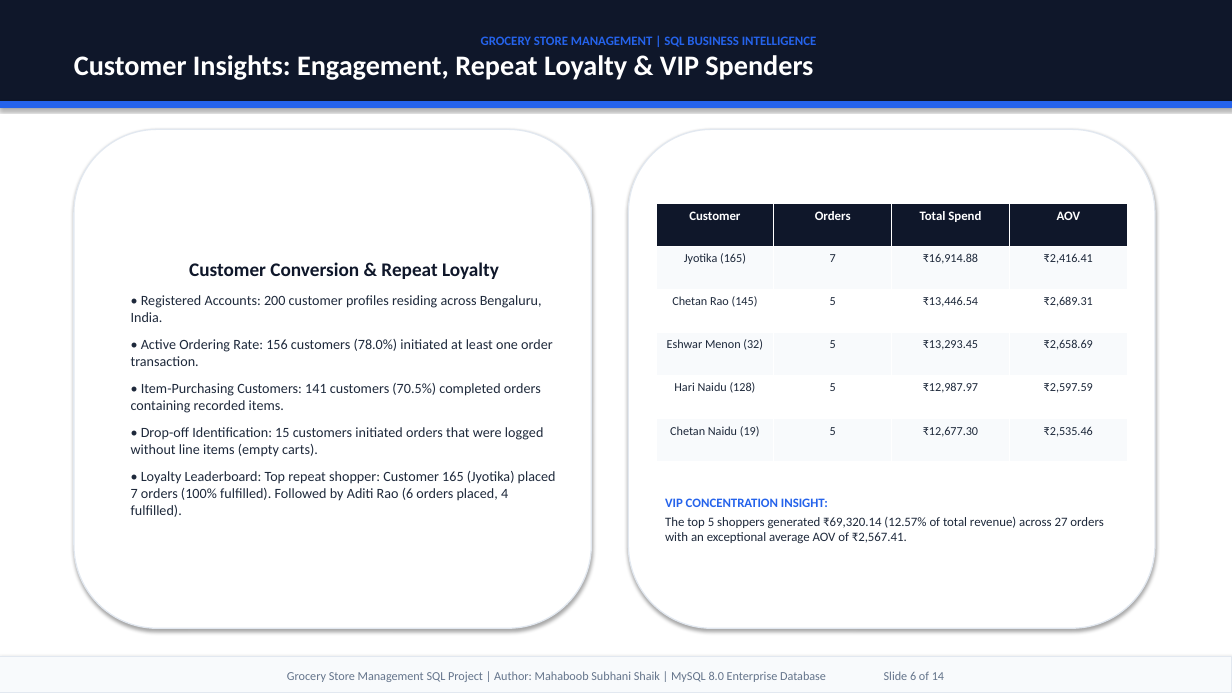
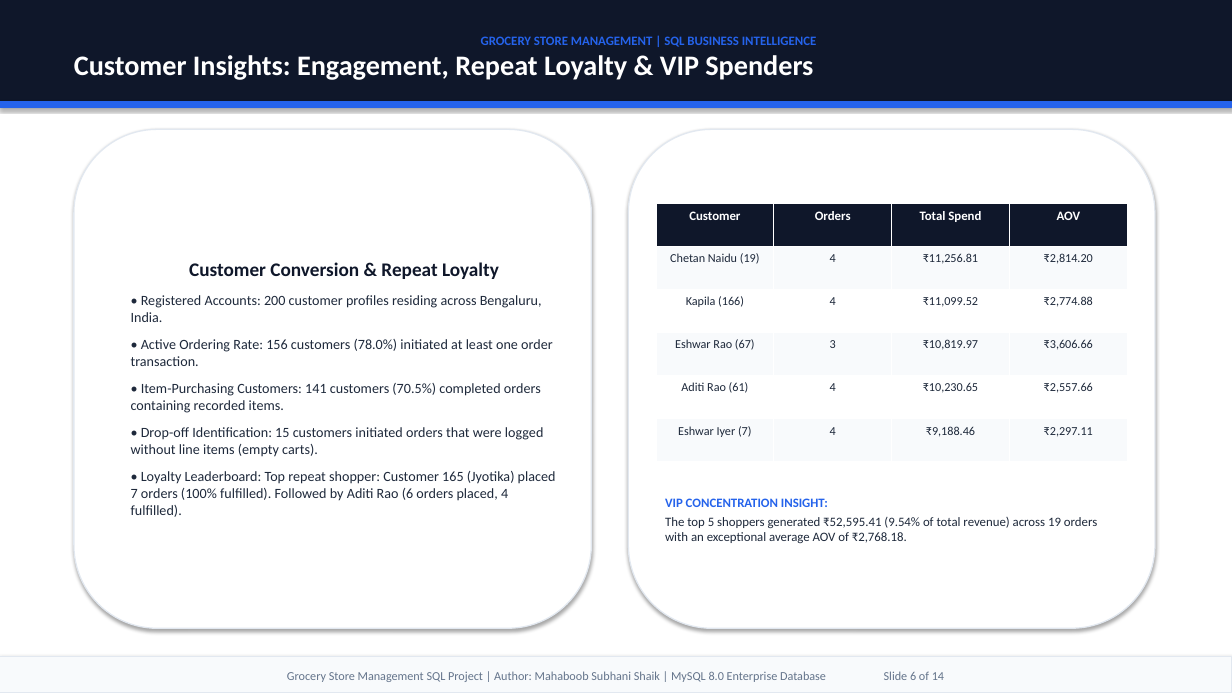
Before and after one commit to shaikmahaboobsubhani4522/grocery-store-management-sql, a slide deck: slide 6 of presentation/Grocery_Store_Management_Analysis.pptx. Drawn at 1232x693 pixels with LibreOffice and Linux fonts; fonts in the diff are those of the drawing. Boxes give left, top, right and bottom in pixels: in the first picture for what was removed or moved away, otherwise in the second. Text is boxed around its words. In the diff, an @@ line names an element or a change of style, - is before the commit and + after.

```diff
--- a/presentation/Grocery_Store_Management_Analysis.pptx
+++ b/presentation/Grocery_Store_Management_Analysis.pptx
@@ table at (x1=656, y1=203, x2=1126, y2=462) @@
-row 2: Jyotika (165) | 7 | ₹16,914.88 | ₹2,416.41
+row 2: Chetan Naidu (19) | 4 | ₹11,256.81 | ₹2,814.20
-row 3: Chetan Rao (145) | 5 | ₹13,446.54 | ₹2,689.31
+row 3: Kapila (166) | 4 | ₹11,099.52 | ₹2,774.88
-row 4: Eshwar Menon (32) | 5 | ₹13,293.45 | ₹2,658.69
+row 4: Eshwar Rao (67) | 3 | ₹10,819.97 | ₹3,606.66
-row 5: Hari Naidu (128) | 5 | ₹12,987.97 | ₹2,597.59
+row 5: Aditi Rao (61) | 4 | ₹10,230.65 | ₹2,557.66
-row 6: Chetan Naidu (19) | 5 | ₹12,677.30 | ₹2,535.46
+row 6: Eshwar Iyer (7) | 4 | ₹9,188.46 | ₹2,297.11
@@ text at (x1=665, y1=517, x2=1097, y2=543): text changed @@
-The top 5 shoppers generated ₹69,320.14 (12.57% of total revenue) across 27 orders with an exceptional average AOV of ₹2,567.41.
+The top 5 shoppers generated ₹52,595.41 (9.54% of total revenue) across 19 orders with an exceptional average AOV of ₹2,768.18.
```
Also in this commit, not shown: 4 other files.
